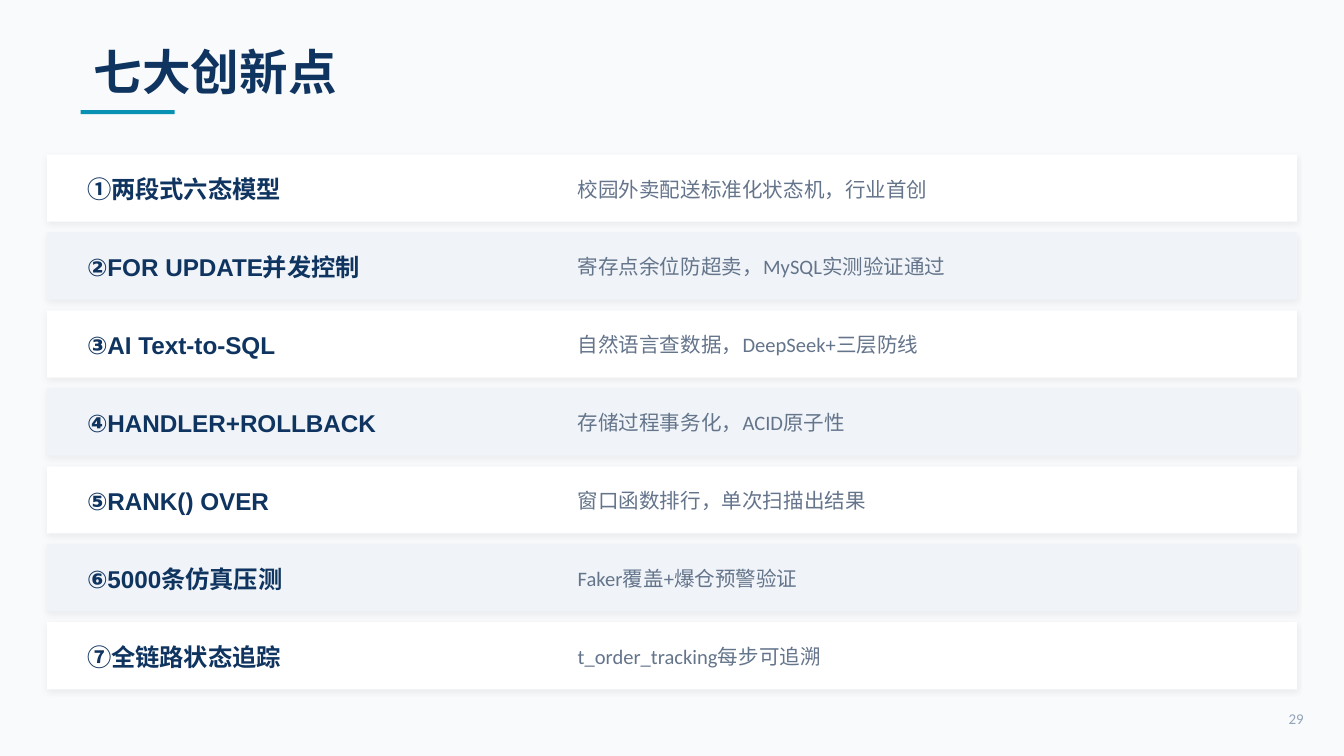
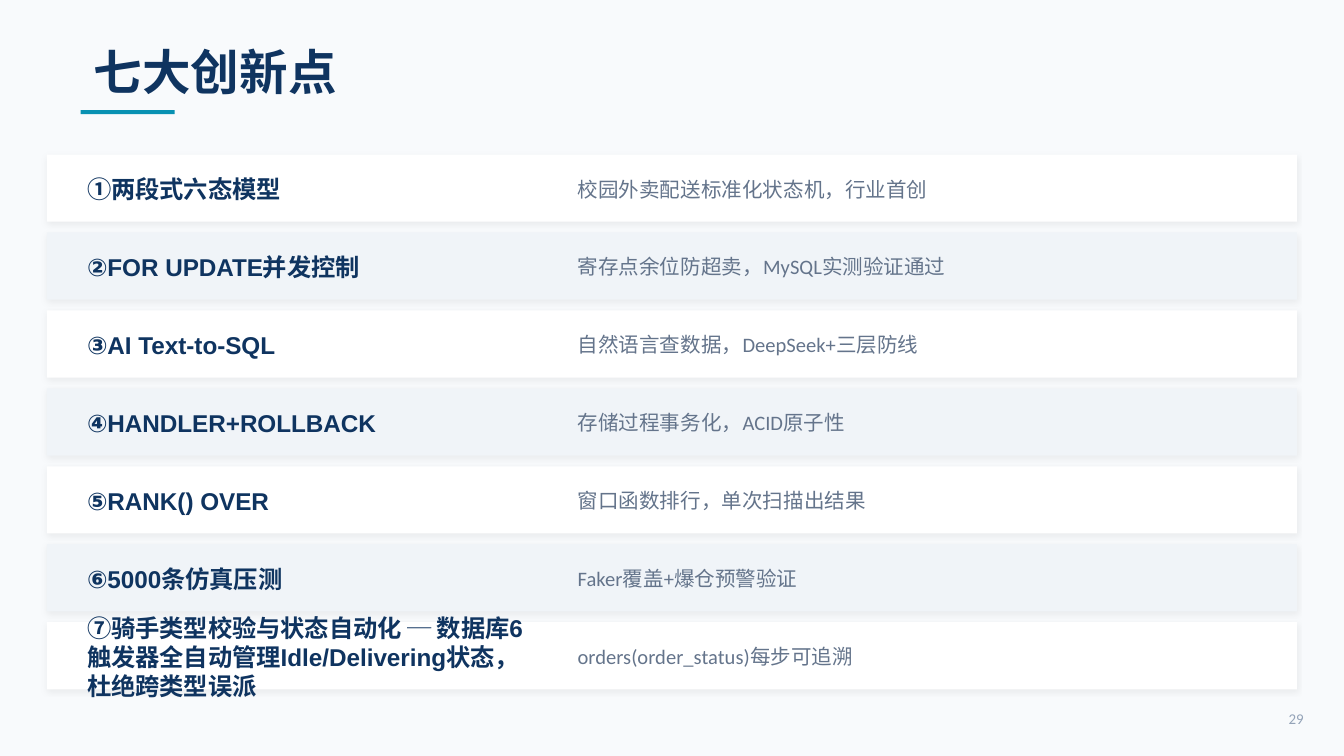
Before and after one commit to sou1maker/database, a slide deck: slide 29 of 校园外卖两段式配送系统_答辩汇报.pptx. Drawn at 1344x756 pixels with LibreOffice and Linux fonts; fonts in the diff are those of the drawing. Boxes give left, top, right and bottom in pixels: in the first picture for what was removed or moved away, otherwise in the second. Text is boxed around its words. In the diff, an @@ line names an element or a change of style, - is before the commit and + after.

```diff
--- a/校园外卖两段式配送系统_答辩汇报.pptx
+++ b/校园外卖两段式配送系统_答辩汇报.pptx
@@ text at (87, 616, 523, 698): text changed @@
-⑦全链路状态追踪
+⑦骑手类型校验与状态自动化 ─ 数据库6触发器全自动管理Idle/Delivering状态，杜绝跨类型误派
@@ text at (578, 647, 853, 667): text changed @@
-t_order_tracking每步可追溯
+orders(order_status)每步可追溯
```
Also in this commit, not shown: 12 other slides changed, 8 other files.
